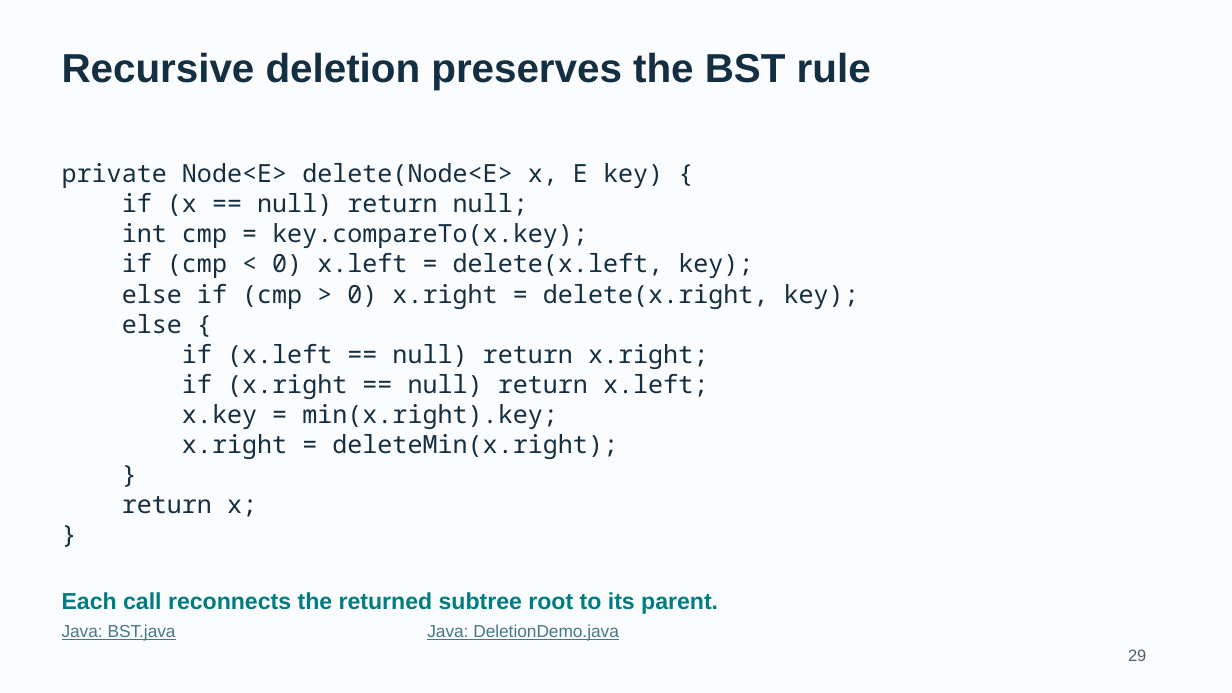
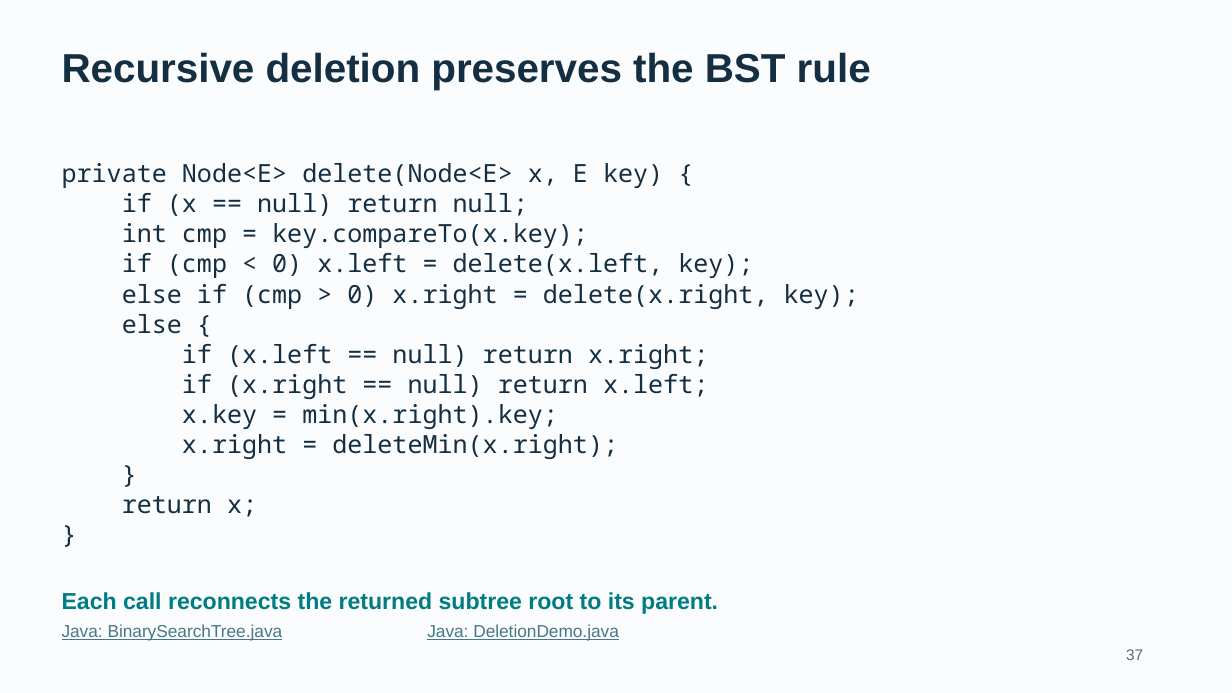
Before and after one commit to bzartoshty/bzartoshty.github.io, a slide deck: slide 37 of COMP182/Lectures/Lecture10/Lecture10_BST_Linked.pptx (slide 29 before the commit). Drawn at 1232x693 pixels with LibreOffice and Linux fonts; fonts in the diff are those of the drawing. Boxes give left, top, right and bottom in pixels: in the first picture for what was removed or moved away, otherwise in the second. Text is boxed around its words. In the diff, an @@ line names an element or a change of style, - is before the commit and + after.

Commit message:
Replace Lecture 10 BST with BinarySearchTree and update examples and links

```diff
--- a/COMP182/Lectures/Lecture10/Lecture10_BST_Linked.pptx
+++ b/COMP182/Lectures/Lecture10/Lecture10_BST_Linked.pptx
@@ text at [62, 624, 283, 640]: text changed @@
-Java: BST.java
+Java: BinarySearchTree.java
@@ text added at [1126, 649, 1143, 660], 12 pt, text #536A78 @@
+37
@@ text removed at [1128, 649, 1146, 661] @@
-29
```
Also in this commit, not shown: 38 other slides changed, 13 slides added, 1 slide removed, 13 other files.
